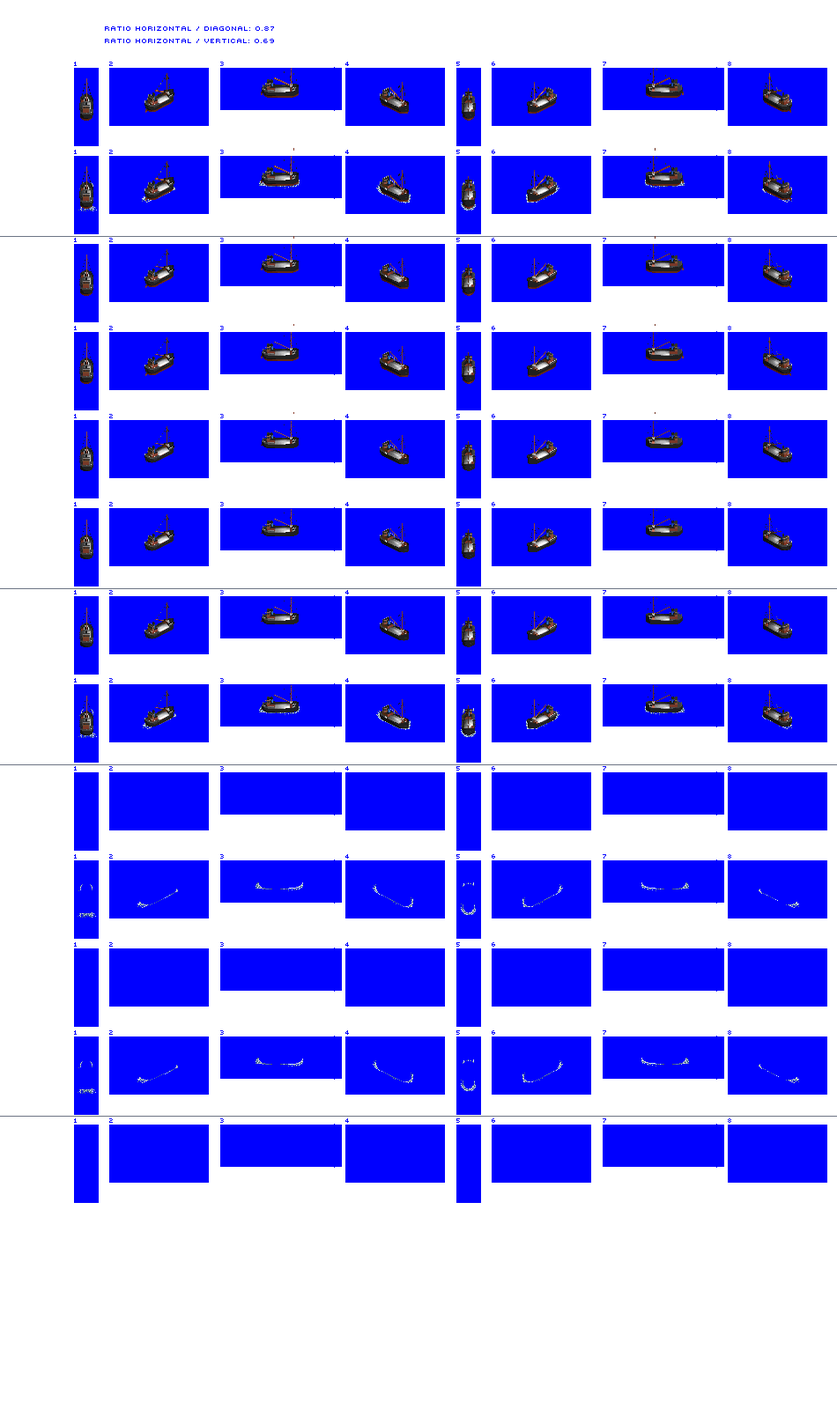
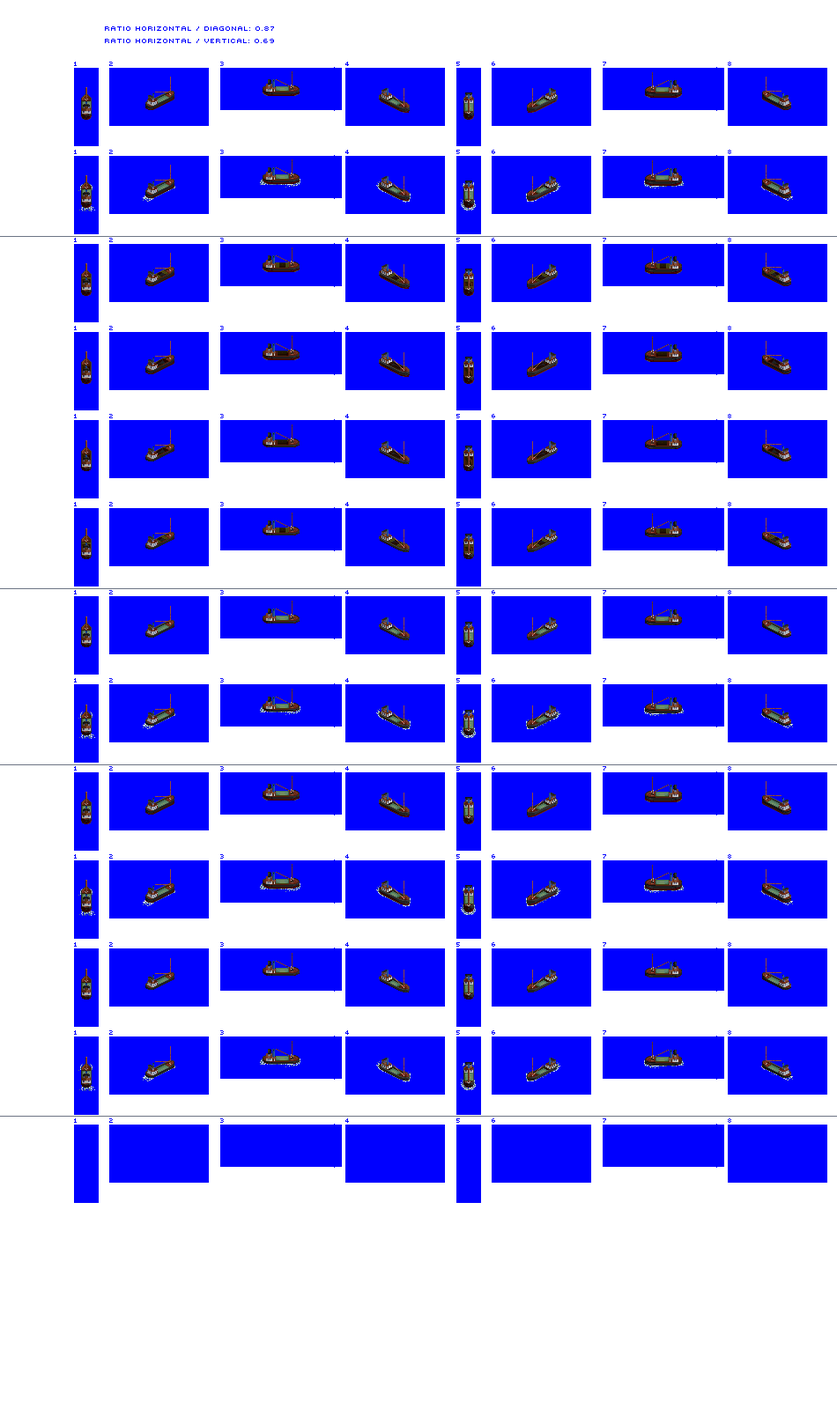
Two versions of the same layered image (837px x 1409px). Layer-by-layer changes:
removed layer "Puffer" over [79, 67, 792, 736]
added layer "partial hatches" above "holds" over [81, 262, 782, 554]
added layer "holds" above "puffer" over [81, 262, 781, 554]
added layer "puffer" above "Layer 2" over [81, 71, 792, 1088]
painted on "prop / bow wash" over [77, 178, 799, 1095]
